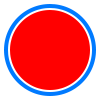
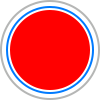
Layers edited between the first and the second 100 x 100 image:
added layer "Ellipse 1 Kopie" above "Ellipse 1" over [0, 0, 100, 100]
painted on "Ellipse 1" over [4, 4, 96, 96]
